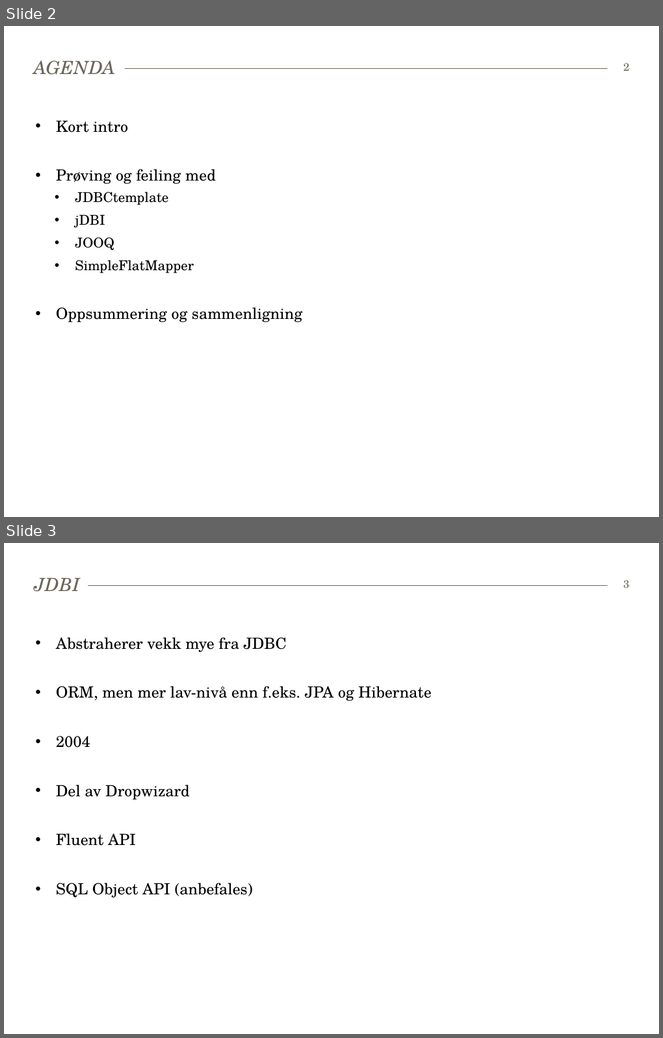
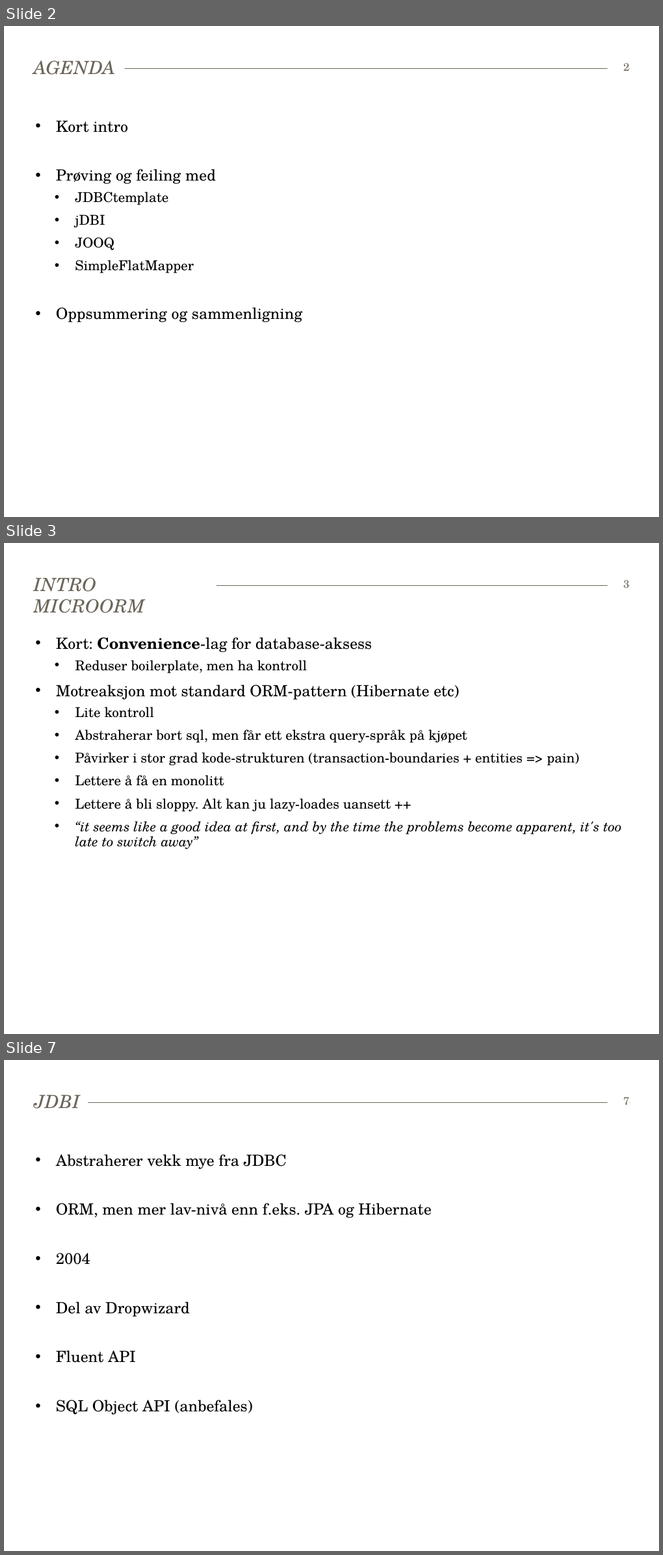
Before and after one commit to Robert-Larsen/java-microorm, a slide deck: Faggruppemøte 170615-microorm.pptx. Shown one above the other, each under a label of ours: slides 2 and 3 before the commit, slides 2, 3 and 7 after it; the slides between them are not shown. The pictures are 663x1038 and 663x1555 pixels, drawn with LibreOffice and Linux fonts; fonts in the diff are those of the drawing. Boxes give left, top, right and bottom in pixels: in the first picture for what was removed or moved away, otherwise in the second. Text is boxed around its words. In the diff, an @@ line names an element or a change of style, - is before the commit and + after.

Commit message:
Added some slides for Intro, JOOQ, SFM and assignments.

```diff
--- a/Faggruppemøte 170615-microorm.pptx
+++ b/Faggruppemøte 170615-microorm.pptx
@@ slide 3 added at (4,543,659,1034), background #FFFFFF; not listed: 1 template element that a slide beside it also shows @@
@@ title added at (34,577,145,613), 20 pt, text #6C6559, italic @@
+INTRO MICROORM
@@ page number added at (623,580,629,588), 12 pt, text #6C6559 @@
+3
@@ text added at (56,637,622,849), 15 pt, text #000000 @@
+• Kort: Convenience-lag for database-aksess
+  • Reduser boilerplate, men ha kontroll
+• Motreaksjon mot standard ORM-pattern (Hibernate etc)
+  • Lite kontroll
+  • Abstraherar bort sql, men får ett ekstra query-språk på kjøpet
+  • Påvirker i stor grad kode-strukturen (transaction-boundaries + entities => pain)
+  • Lettere å få en monolitt
+  • Lettere å bli sloppy. Alt kan ju lazy-loades uansett ++
+  • “it seems like a good idea at first, and by the time the problems become apparent, it's too late to switch away”
@@ what was slide 3 is now slide 7 @@
@@ page number at (623,1097,629,1105): text changed @@
-3
+7
```
Also in this commit, not shown: 10 other slides added.
